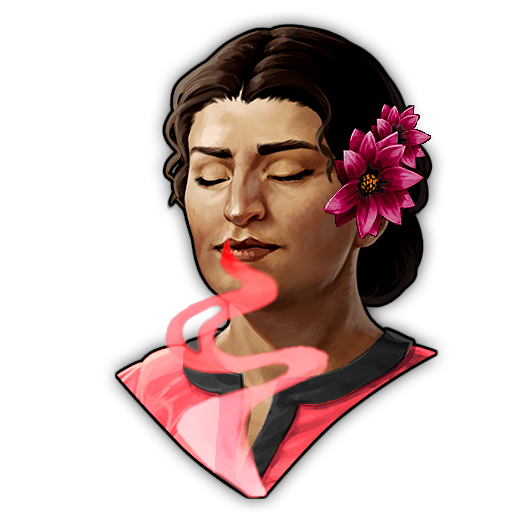
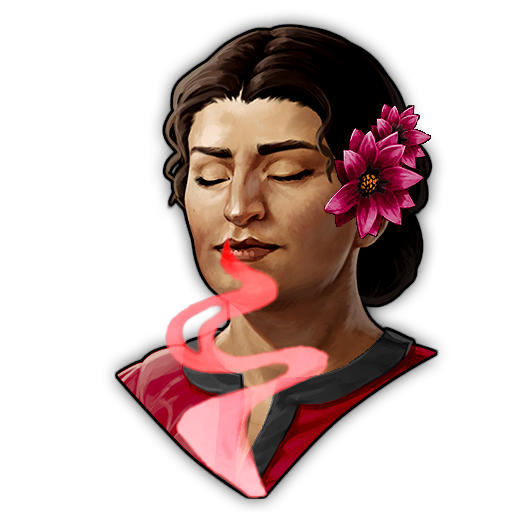
Before/after of a 512 x 512 layered artwork. What changed in the layer stack:
painted on "Smoke" over <box>128,346,384,496</box>
painted on "Flowers.png" over <box>117,343,435,496</box>
painted on "Background" over <box>117,343,435,496</box>
